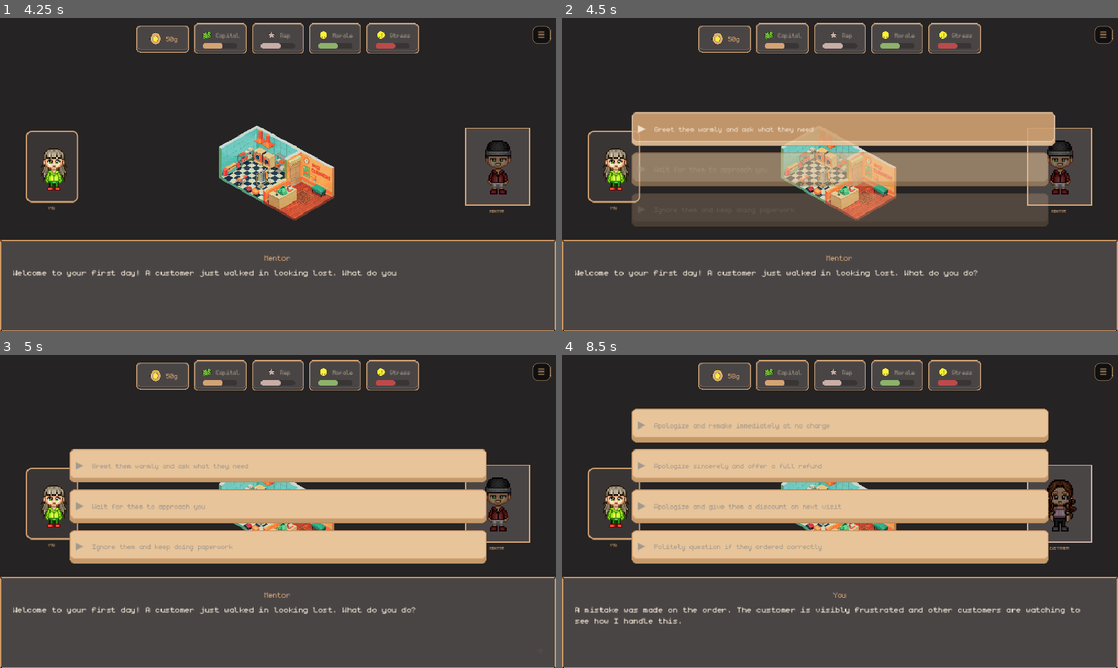
Above: before the commit, frames 1-4 (two rows, left to right).
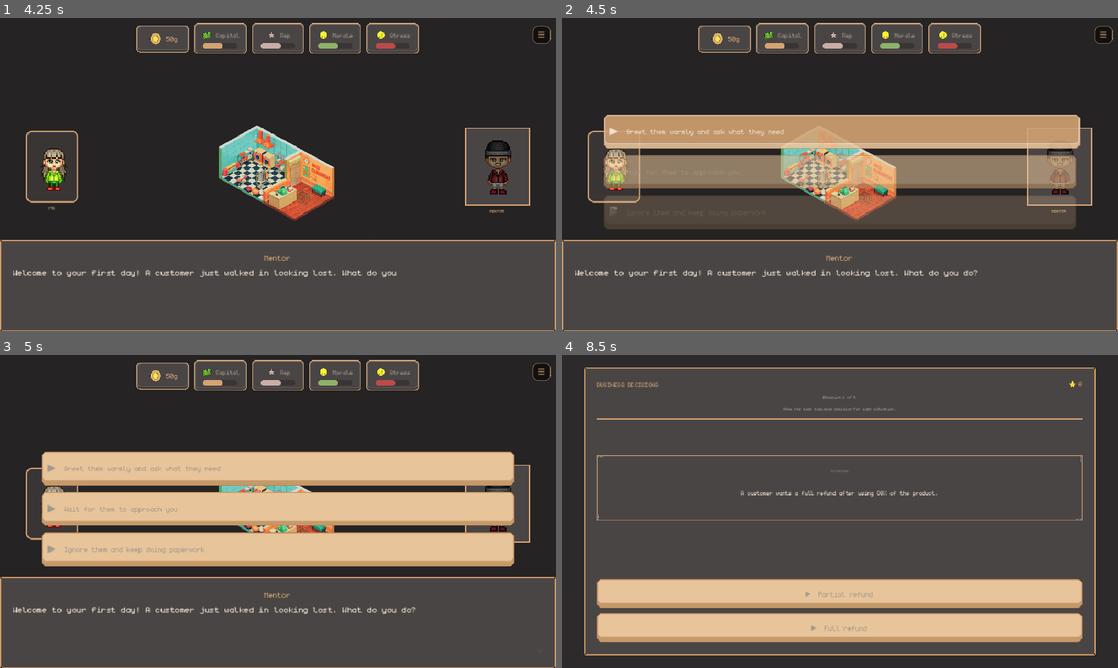
Above: after the commit, the same moments.

Repository: HPSTokki/BizLearn
Game: Godot game, scene res://scenes/dialogue_scene.tscn
Two runs of this game, one before a commit and one after it. Both use one fixed random seed, a clock stepped at 60 frames per second and the inputs below. This scene is started directly instead of the project's main scene.
Inputs (mouse positions are in pixels of both pictures, inside the frame that each line leads up to):
- Up to frame 1 (4.25 s): tap Enter (ui_accept) at 0.5, 0.77, 1.25, 2.75, 3.5, 3.77 s; move the mouse to (400, 158) at 0.52 s; click (400, 158) at 0.67 s; drag from (166, 190) to (250, 237) at 1.27 s; move the mouse to (333, 105) at 2.02 s; click (333, 105) at 2.17 s; drag from (250, 237) to (111, 127) at 2.77 s; move the mouse to (444, 221) at 3.52 s; click (444, 221) at 3.67 s
- Up to frame 2 (4.5 s): tap Enter (ui_accept) at 4.25 s; drag from (673, 127) to (756, 96) at 4.27 s
- Up to frame 3 (5 s): no input
- Up to frame 4 (8.5 s): tap Enter (ui_accept) at 5, 6.77 s; move the mouse to (867, 511) at 5.02 s; click (867, 511) at 5.17 s; drag from (756, 433) to (728, 527) at 5.77 s; move the mouse to (962, 495) at 6.52 s; click (962, 495) at 6.67 s; drag from (728, 527) to (812, 574) at 7.27 s; move the mouse to (895, 442) at 8.02 s; click (895, 442) at 8.17 s

Frame 1 is identical in both runs. In frame 2, 8.6% of the frame differs, in the area x 7-94%, y 30-68%; in frame 3, 10%; in frame 4, 82%, in the area x 0-100%, y 1-100%.

Commit message:
BIZLEARN UPDATE BETA v1.2.4: UI/UX Updates

Diff:
--- a/scripts/choices_container.gd
+++ b/scripts/choices_container.gd
@@ -8,9 +8,10 @@
 # =========================================
 # CONSTANTS
 # =========================================
-const CHOICE_BUTTON_H = 52.0  # Increased from 44
-const CHOICE_SEPARATION = 10.0  # Increased from 8
-const CHOICE_WIDTH_PERCENT = 0.75  # 75% of screen width
+const CHOICE_BUTTON_H = 52.0
+const CHOICE_SEPARATION = 10.0
+const CHOICE_WIDTH_PERCENT = 0.85  # Slightly wider
+const BOTTOM_PADDING = 16  # Padding from dialogue box
 
 # =========================================
 # STATE
@@ -30,29 +31,25 @@
 # =========================================
 func _apply_container_style() -> void:
 	add_theme_constant_override("separation", CHOICE_SEPARATION)
-	size_flags_horizontal = Control.SIZE_SHRINK_CENTER  # Center the container
-	alignment = BoxContainer.ALIGNMENT_CENTER  # Center children
+	size_flags_horizontal = Control.SIZE_SHRINK_CENTER
+	alignment = BoxContainer.ALIGNMENT_CENTER
 
 func _build_button(text: String, index: int) -> PanelContainer:
-	# Use secondary button style - LARGER font
-	var btn = GameTheme.build_button("▶  " + text, false, 16)  # Increased from 14
+	var btn = GameTheme.build_button("▶  " + text, false, 16)
 
-	# Customize button appearance
 	btn.custom_minimum_size = Vector2(0, CHOICE_BUTTON_H)
 
-	# Left-align text with more padding
 	var lbl = btn.get_child(0) as Label
 	if lbl:
 		lbl.horizontal_alignment = HORIZONTAL_ALIGNMENT_LEFT
 		lbl.add_theme_constant_override("margin_left", 16)
 		lbl.add_theme_constant_override("margin_right", 8)
-		lbl.autowrap_mode = TextServer.AUTOWRAP_WORD_SMART  # Wrap long text
+		lbl.autowrap_mode = TextServer.AUTOWRAP_WORD_SMART
 		lbl.size_flags_horizontal = Control.SIZE_EXPAND_FILL
 
-	# Add hover scale effect
 	btn.mouse_entered.connect(func():
 		var tween = create_tween()
-		tween.tween_property(btn, "scale", Vector2(1.02, 1.02), 0.1)
+		tween.tween_property(btn, "scale", Vector2(1.01, 1.01), 0.1)
 	)
 	btn.mouse_exited.connect(func():
 		var tween = create_tween()
@@ -80,7 +77,6 @@
 	_current_choices = choices
 	_clear_buttons()
 
-	# Skip if no choices
 	if choices.is_empty():
 		return
 
@@ -88,30 +84,31 @@
 	var viewport_h = get_viewport().get_visible_rect().size.y
 	var dialogue_h = GameTheme.DIALOGUEBOX_H
 
-	# Calculate total height
+	# Calculate total height of choices
 	var total_h = (choices.size() * CHOICE_BUTTON_H) + \
-				  ((choices.size() - 1) * CHOICE_SEPARATION) + 16
+				  ((choices.size() - 1) * CHOICE_SEPARATION)
 
-	# Set width to 75% of screen, centered
+	# Position choices ABOVE the dialogue box
+	# Bottom edge of choices sits above dialogue box with padding
 	var button_width = viewport_w * CHOICE_WIDTH_PERCENT
 
-	# Position above dialogue box
-	position.y = viewport_h - dialogue_h - total_h - 12
-	position.x = (viewport_w - button_width) / 2  # Center horizontally
+	# Position from bottom: dialogue box starts at viewport_h - dialogue_h
+	# So choices go right above it
+	var bottom_y = viewport_h - dialogue_h - BOTTOM_PADDING
+	position.y = bottom_y - total_h
+	position.x = (viewport_w - button_width) / 2
 
 	size = Vector2(button_width, total_h)
 	custom_minimum_size = Vector2(button_width, total_h)
-	size_flags_horizontal = Control.SIZE_SHRINK_CENTER
 
 	# Add choices with staggered fade-in
 	for i in range(choices.size()):
 		var btn = _build_button(choices[i].get("text", ""), i)
-		btn.custom_minimum_size = Vector2(button_width, CHOICE_BUTTON_H)  # Match container width
+		btn.custom_minimum_size = Vector2(button_width, CHOICE_BUTTON_H)
 		btn.size_flags_horizontal = Control.SIZE_EXPAND_FILL
 		btn.modulate = Color(1, 1, 1, 0)
 		add_child(btn)
 
-		# Staggered appear animation
 		var tween = create_tween()
 		tween.tween_property(btn, "modulate", Color(1, 1, 1, 1), 0.15).set_delay(i * 0.05)
 
@@ -122,7 +119,6 @@
 		visible = false
 		return
 
-	# Fade out animation before clearing
 	var tween = create_tween()
 	for child in get_children():
 		tween.tween_property(child, "modulate", Color(1, 1, 1, 0), 0.1)
--- a/scripts/dialogue_scene.gd
+++ b/scripts/dialogue_scene.gd
@@ -201,6 +201,7 @@
 	sprite_area.position = Vector2(0, SPRITE_AREA_Y)
 	sprite_area.size = Vector2(SCREEN_W, SPRITE_AREA_H)
 	sprite_area.mouse_filter = Control.MOUSE_FILTER_IGNORE
+	sprite_area.modulate = Color(1, 1, 1, 1)
 	canvas.add_child(sprite_area)
 	_build_shop_sprite_host()
 	_build_npc_placeholder()
@@ -301,6 +302,7 @@
 	choices_container.set_script(load("res://scripts/choices_container.gd"))
 	choices_container.call("setup")
 
+
 func _build_dialogue_box() -> void:
 	dialogue_box = PanelContainer.new()
 	dialogue_box.position = Vector2(0, SCREEN_H - DIALOGUEBOX_H)
@@ -312,6 +314,7 @@
 	dialogue_box.add_theme_stylebox_override("panel",
 		GameTheme.make_panel_style("dark", GameTheme.DIALOGUE_BORDER_W)
 	)
+	dialogue_box.modulate = Color(1, 1, 1, 1 )
 
 	canvas.add_child(dialogue_box)
 	dialogue_box.set_script(load("res://scripts/dialogue_box.gd"))
